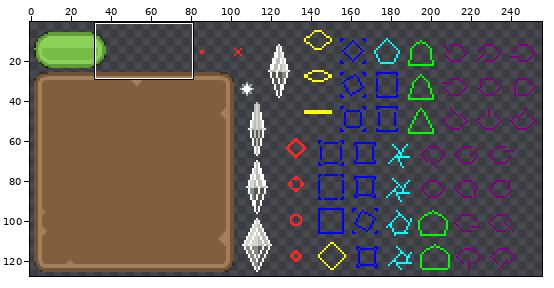
Two states of a sprite sheet, android/assets/atlas/game.png. Above: a wide view before the commit, with the close-up outlined.
Close-up. Before the commit:
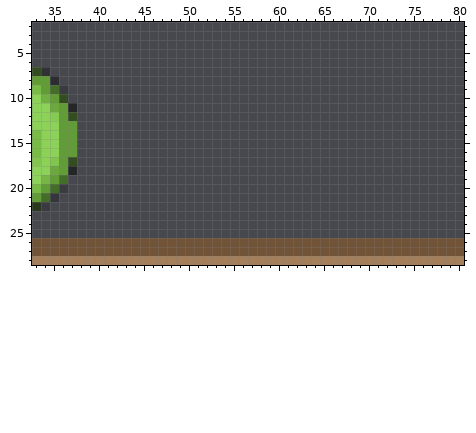
The file is 256x128 pixels. Pixels under 10% opacity are left out. Colours within 5 levels of each other are drawn and written as one. Shown: x 33..80, y 2..28. The old version is drawn lined up with the new one. The wide view leaves out empty margins.
And afterwards:
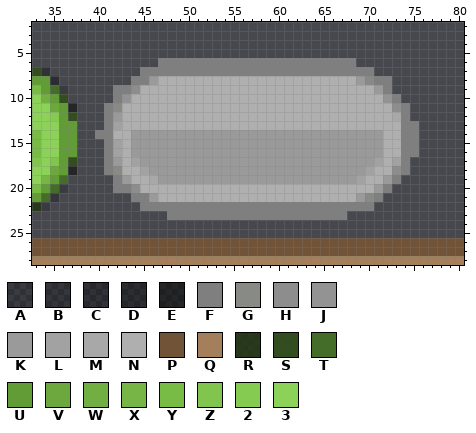
Palette (. is transparent): A #0000002f  B #0000003f  C #0000004f  D #0000005f  E #0204007f  F #7f7f7f  G #888a85  H #8d8d8d  J #939393  K #9a9a9a  L #a2a2a2  M #a8a8a8  N #afafaf  P #715338  Q #a47f5b  R #213612cf  S #304e1adf  T #447026ef  U #629c36  V #6ca83d  W #71af42  X #77b646  Y #78bc45  Z #81c44e  2 #86cb51  3 #8dd258
Change:
drawings rearranged on the sheet (the old picture shows each at its new place)
y 6: x 47..68 ...................... -> FFFFFFFFFFFFFFFFFFFFFF
y 7: x 45..70 .......................... -> FFFFFFFFFFFFFFFFFFFFFFFFFF
y 8: x 44..72 ............................. -> FFKNNNNNNNNNNNNNNNNNNNNNNKGFF
y 9: x 42..72 ............................... -> FFHNNNNNNNNNNNNNNNNNNNNNNNNNNKF
y 10: x 42..73 ................................ -> FJNNNNNNNNNNNNNNNNNNNNNNNNNNNNJF
y 11: x 41..74 .................................. -> FGNNNNNNNNNNNNNNNNNNNNNNNNNNNNNNHF
y 12: x 41..74 .................................. -> FKNNNNNNNNNNNNNNNNNNNNNNNNNNNNNNMF
y 13: x 41..75 ................................... -> FLNNNNNNNNNNNNNNNNNNNNNNNNNNNNNNNFF
y 14: x 40..75 .................................... -> FFNNKKKKKKKKKKKKKKKKKKKKKKKKKKKKNNFF
y 15..16: x 41..75 ................................... -> FLNKKKKKKKKKKKKKKKKKKKKKKKKKKKKNNFF
y 17: x 41..74 .................................. -> FKNLKKKKKKKKKKKKKKKKKKKKKKKKKKLNLF
y 18: x 41..74 .................................. -> FGNNLKKKKKKKKKKKKKKKKKKKKKKKKLNNHF
y 19: x 42..73 ................................ -> FKNNMKKKKKKKKKKKKKKKKKKKKKKLNNKF
y 20: x 42..72 ............................... -> FFHNNNNNNNNNNNNNNNNNNNNNNNNNNKF
y 21: x 44..71 ............................ -> FFKNNNNNNNNNNNNNNNNNNNNNNKGF
y 22: x 45..70 .......................... -> FFFFFFFFFFFFFFFFFFFFFFFFFF
y 23: x 48..67 .................... -> FFFFFFFFFFFFFFFFFFFF
Pixel boxes of the changes (left, top, right, bottom) in both close-ups:
added: (95, 58, 419, 220)
